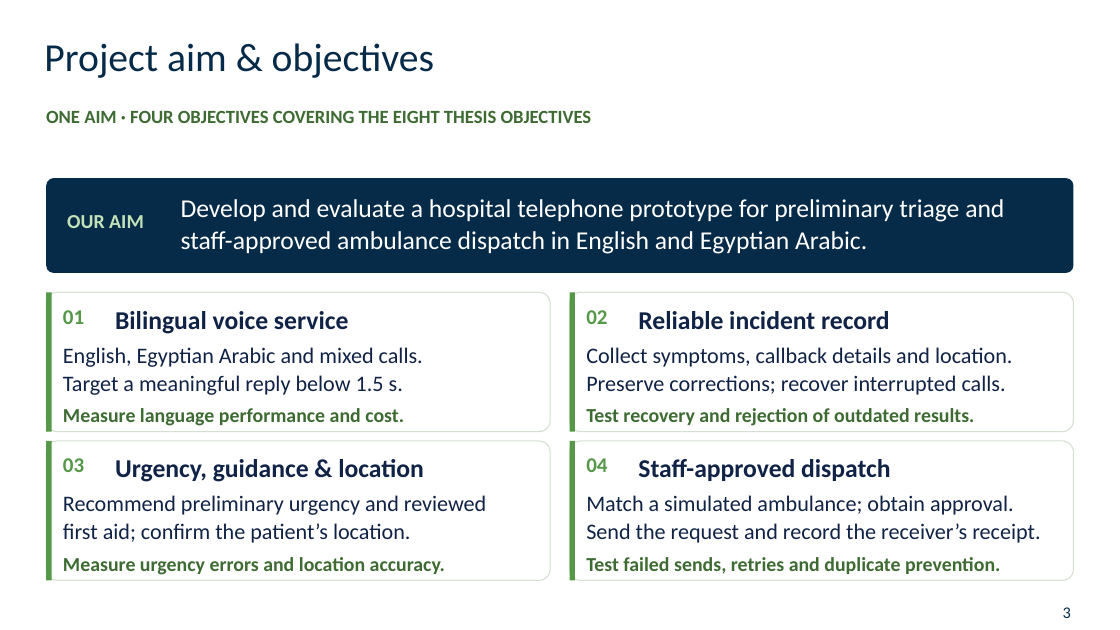
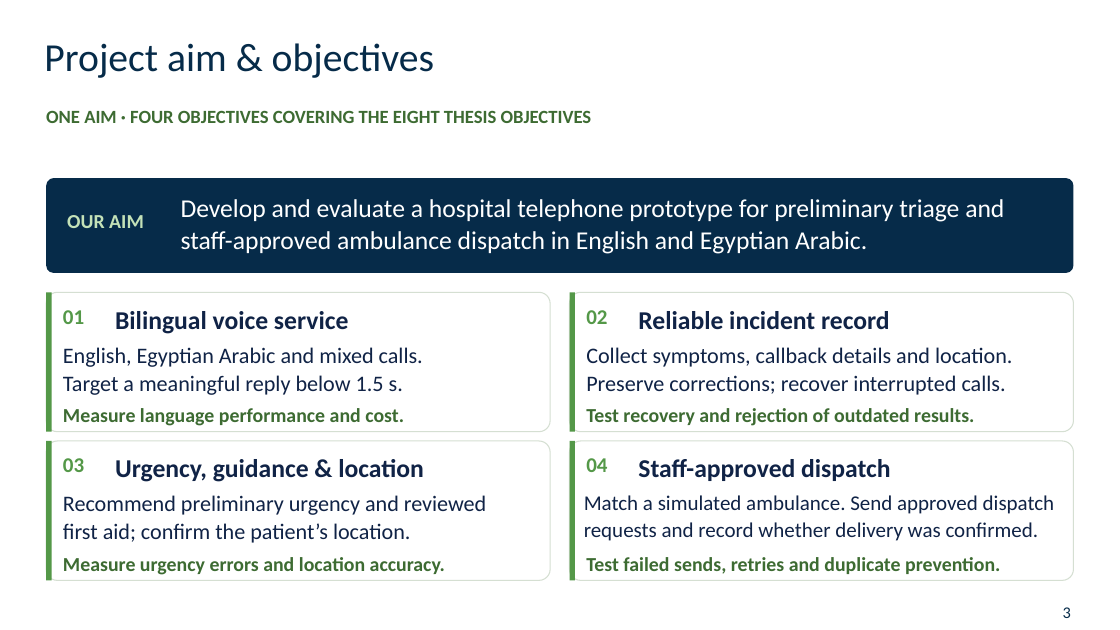
Before and after one commit to 3bdoo04/Uni-Grad, a slide deck: slide 3 of Review/Presentation/Uni-Grad - Midterm Presentation.pptx. Drawn at 1120x630 pixels with LibreOffice and Linux fonts; fonts in the diff are those of the drawing; background and template pictures are left out. Boxes give left, top, right and bottom in pixels: in the first picture for what was removed or moved away, otherwise in the second. Text is boxed around its words. In the diff, an @@ line names an element or a change of style, - is before the commit and + after.

Commit message:
Clarify dispatch delivery wording in presentation

```diff
--- a/Review/Presentation/Uni-Grad - Midterm Presentation.pptx
+++ b/Review/Presentation/Uni-Grad - Midterm Presentation.pptx
@@ text at bbox=[584, 495, 1055, 541]: text changed; size 19 to 18 pt @@
-Match a simulated ambulance; obtain approval.
-Send the request and record the receiver’s receipt.
+Match a simulated ambulance. Send approved dispatch requests and record whether delivery was confirmed.
```
Also in this commit, not shown: 1 other slide changed, 16 other files.
